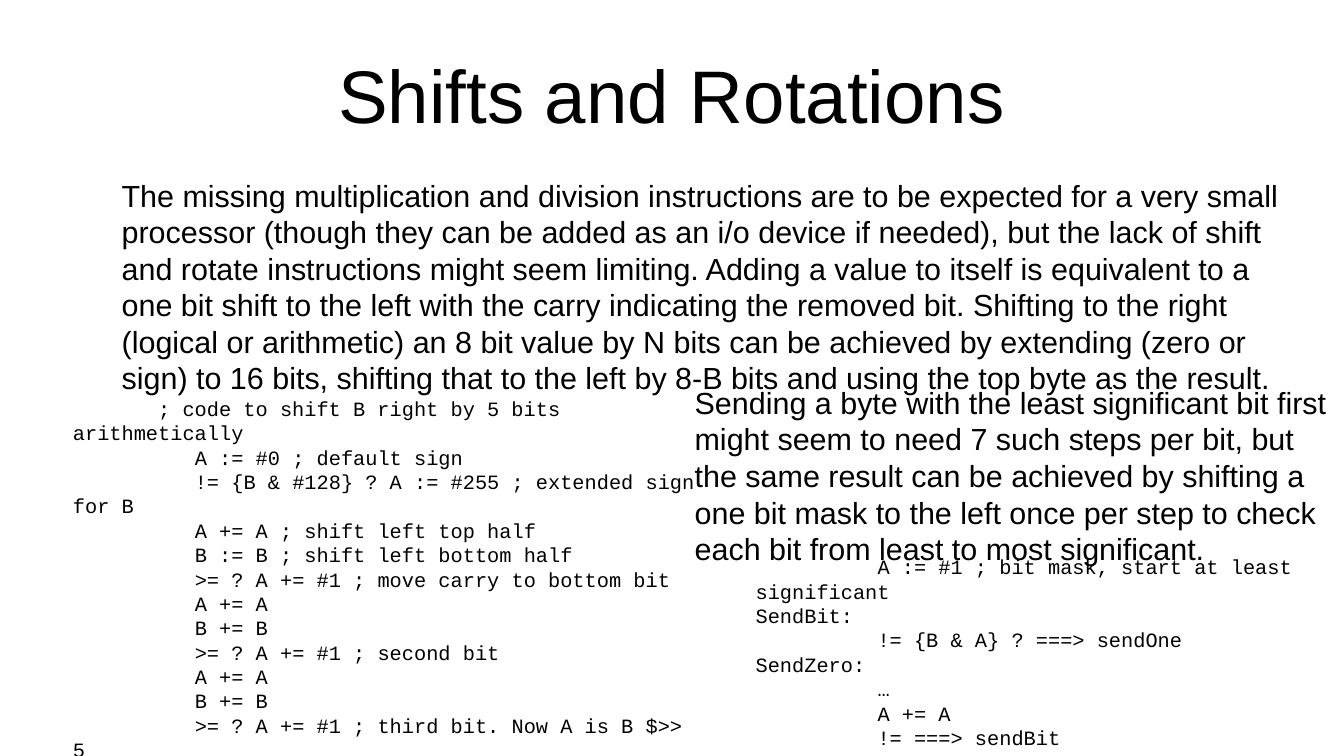
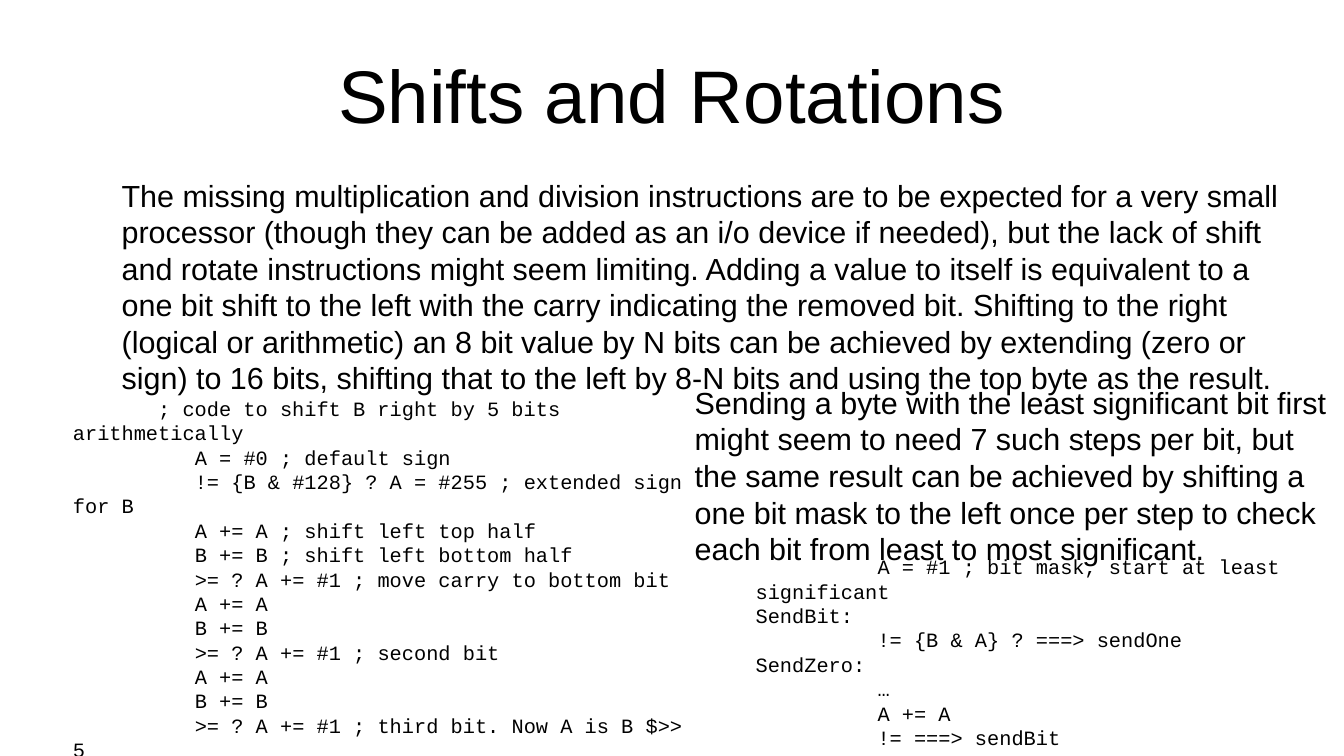
Before and after one commit to jeceljr/baby8, a slide deck: slide 12 of doc/baby8.odp. Drawn at 1344x756 pixels with LibreOffice and Linux fonts; fonts in the diff are those of the drawing. Boxes give left, top, right and bottom in pixels: in the first picture for what was removed or moved away, otherwise in the second. Text is boxed around its words. In the diff, an @@ line names an element or a change of style, - is before the commit and + after.

```diff
--- a/doc/baby8.odp
+++ b/doc/baby8.odp
@@ text at (122,185,1278,395): text changed @@
-The missing multiplication and division instructions are to be expected for a very small processor (though they can be added as an i/o device if needed), but the lack of shift and rotate instructions might seem limiting. Adding a value to itself is equivalent to a one bit shift to the left with the carry indicating the removed bit. Shifting to the right (logical or arithmetic) an 8 bit value by N bits can be achieved by extending (zero or sign) to 16 bits, shifting that to the left by 8-B bits and using the top byte as the result.
+The missing multiplication and division instructions are to be expected for a very small processor (though they can be added as an i/o device if needed), but the lack of shift and rotate instructions might seem limiting. Adding a value to itself is equivalent to a one bit shift to the left with the carry indicating the removed bit. Shifting to the right (logical or arithmetic) an 8 bit value by N bits can be achieved by extending (zero or sign) to 16 bits, shifting that to the left by 8-N bits and using the top byte as the result.
@@ text at (73,450,682,514): text changed @@
-A := #0 ; default sign
-!= {B & #128} ? A := #255 ; extended sign for B
+A = #0 ; default sign
+!= {B & #128} ? A = #255 ; extended sign for B
@@ text at (195,548,573,563): text changed @@
-B := B ; shift left bottom half
+B += B ; shift left bottom half
@@ text at (756,560,1280,604): text changed @@
-A := #1 ; bit mask, start at least significant
+A = #1 ; bit mask, start at least significant
```
Also in this commit, not shown: 2 other slides changed, 1 other file.
